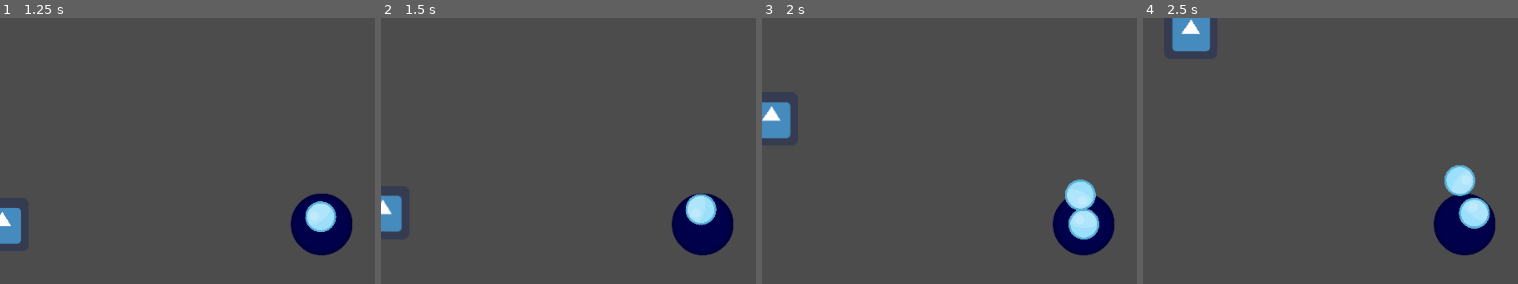
Above: before the commit, frames 1-4 (left to right).
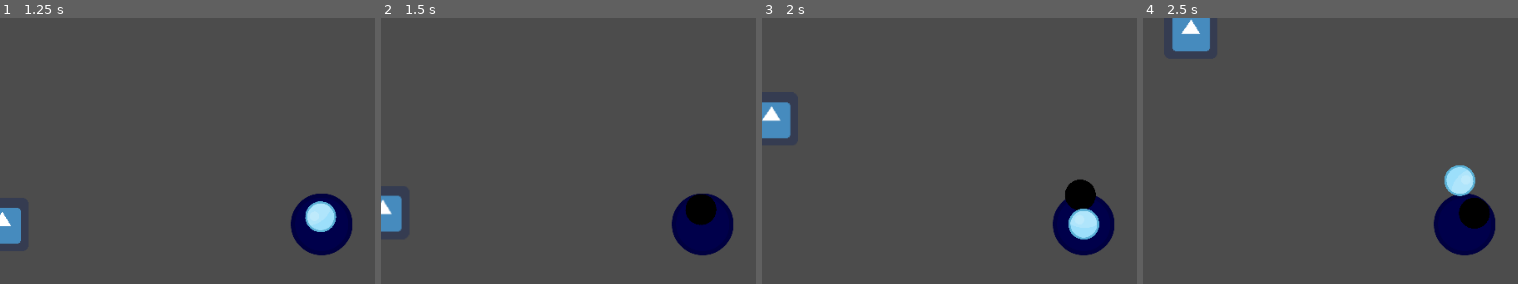
Above: after the commit, the same moments.

Repository: Pataclop/gamejam
Game: Godot game, scene res://Main.tscn
Two runs of this game, one before a commit and one after it. Both use one fixed random seed, a clock stepped at 60 frames per second and the inputs below. The engine's default icon, where the game draws it, is replaced by a stand-in: a white triangle on a blue panel in a dark square.
Inputs (mouse positions are % of the whole screen's width and height, from its top left):
- Up to frame 1 (1.25 s): tap Enter at 0.5 s; move the mouse to (70, 45) at 0.52 s; click (70, 45) at 0.67 s
- Up to frame 2 (1.5 s): move the mouse to (47, 49) at 1.27 s; click (47, 49) at 1.42 s
- Up to frame 3 (2 s): no input
- Up to frame 4 (2.5 s): move the mouse to (47, 50) at 2.02 s; click (47, 50) at 2.17 s
The pictures show only the part of the screen within x 4-54%, y 11-61%; the shares and areas given below are measured in that part.

Frame 1 is identical in both runs. In frame 2, 0.8% of the frame differs, in the area x 81-90%, y 66-79%; in frame 3, 0.8%; in frame 4, 0.8%, in the area x 84-93%, y 67-80%.

Commit message:
Ajoute mise en évidence de l'ancre active

Diff:
--- a/circles_jamming/Ball.gd
+++ b/circles_jamming/Ball.gd
@@ -10,13 +10,11 @@
 var centerPos
 var angular_speed
 
-var sprite
 
 # Called when the node enters the scene tree for the first time.
 func _ready():
 	constant_linear_velocity = Vector2(cos(direction)*speed, sin(direction)*speed)
 	centerPos = position
-	sprite = get_node("Sprite")
 
 # Called every frame. 'delta' is the elapsed time since the previous frame.
 func _process(delta):
@@ -24,11 +22,11 @@
 	dist_to_center = position-centerPos
 	self.rotate(angular_speed)
 
-"""
+
 func color(ball_color):
-	get_node(Sprite).modulate = ball_color
+	self.modulate = ball_color
 	pass
-"""
+
 
 func _on_Ball_input_event(viewport, event, shape_idx):
 	if event is InputEventMouseButton:
--- a/circles_jamming/PlayerCharacter.gd
+++ b/circles_jamming/PlayerCharacter.gd
@@ -49,9 +49,11 @@
 
 		print(old_anchor, elementClicked)
 
-		#old_color = Color(1,1,1)
-		#new_color = Color(1,1,1)
-		#elementClicked.color()
+		var old_color = Color(1,1,1)
+		var new_color = Color(0,0,0)
+
+		old_anchor.color(old_color)
+		elementClicked.color(new_color)
 
 
 		old_anchor = elementClicked
